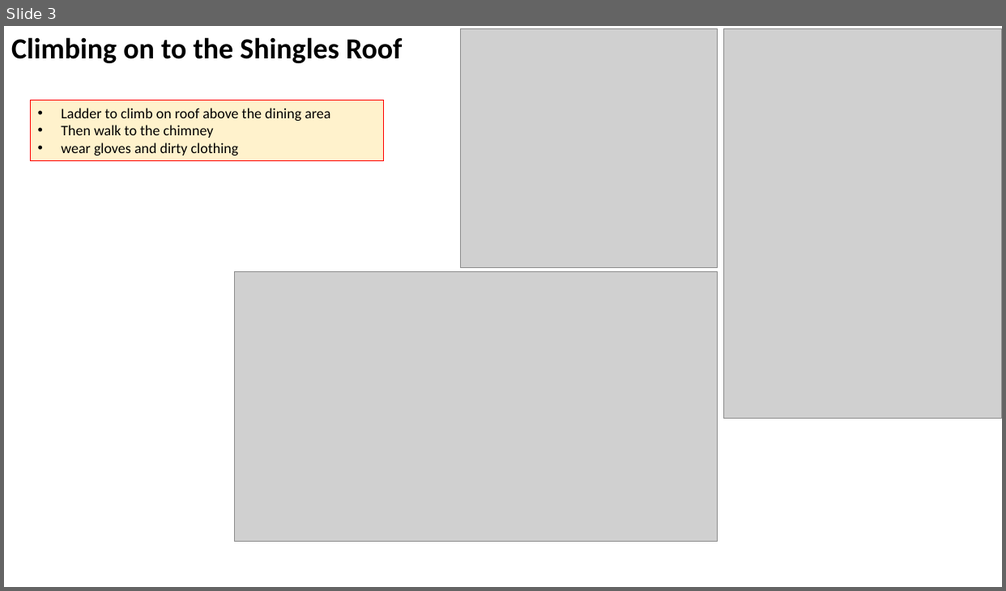
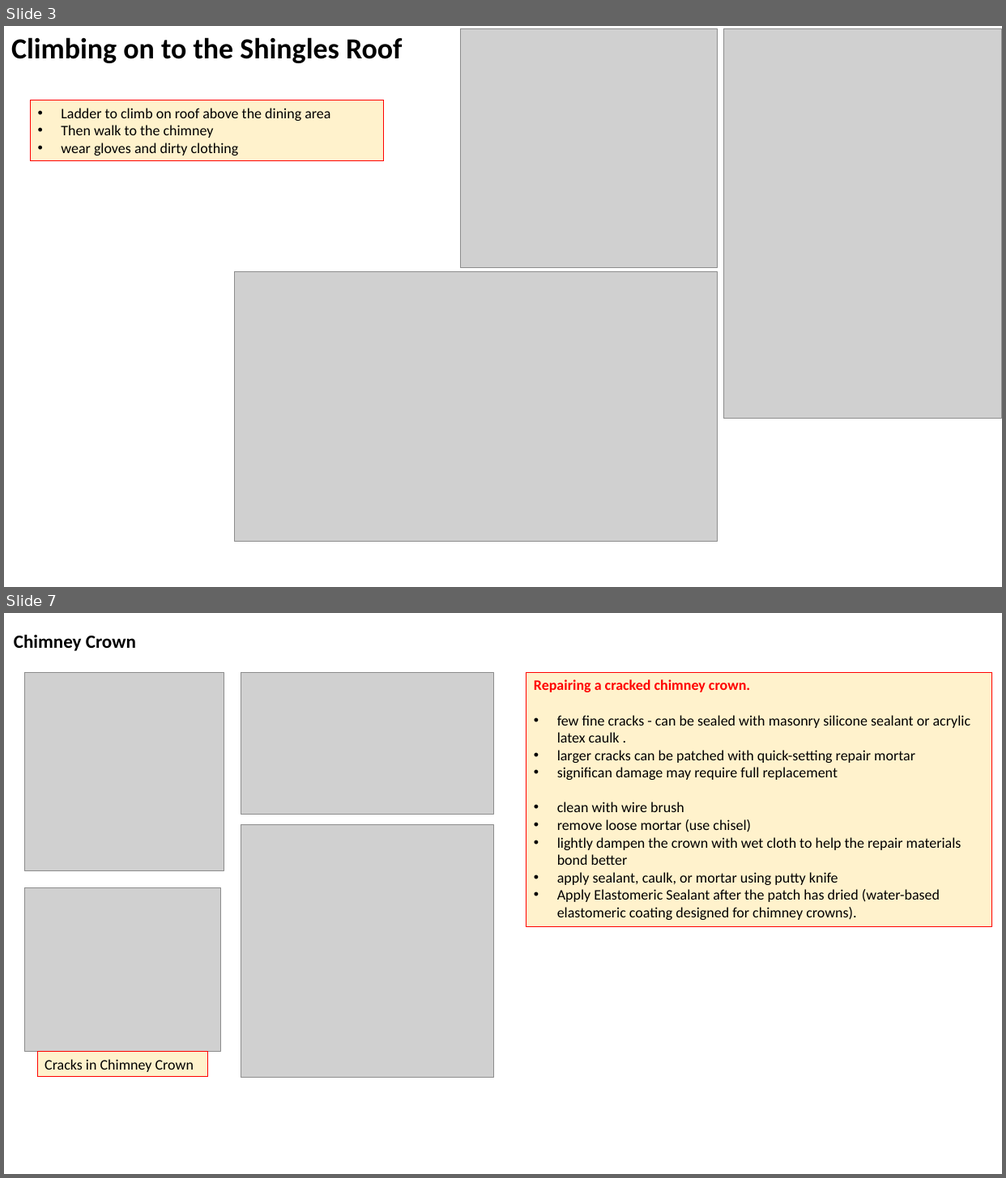
Before and after one commit to lselector/misc_farm, a slide deck: roof_chimney.pptx. Shown one above the other, each under a label of ours: slide 3 before the commit, slides 3 and 7 after it; the slides between them are not shown. The pictures are 1006x591 and 1006x1178 pixels, drawn with LibreOffice and Linux fonts; fonts in the diff are those of the drawing; grey boxes stand for pictures. Boxes give left, top, right and bottom in pixels: in the first picture for what was removed or moved away, otherwise in the second. Text is boxed around its words. In the diff, an @@ line names an element or a change of style, - is before the commit and + after.

```diff
--- a/roof_chimney.pptx
+++ b/roof_chimney.pptx
@@ slide 7 added at <box>4,613,1002,1174</box>, background #FFFFFF @@
@@ text added at <box>14,634,136,651</box>, 18 pt, text #000000, bold @@
+Chimney Crown
@@ picture added at <box>25,672,224,871</box> @@
@@ picture added at <box>241,672,493,814</box> @@
@@ rectangle added at <box>526,672,993,926</box>, fill #FFF2CC, outline #FF0000 0.75 pt, 14 pt, text #000000 @@
+Repairing a cracked chimney crown.
+• few fine cracks - can be sealed with masonry silicone sealant or acrylic latex caulk .
+• larger cracks can be patched with quick-setting repair mortar
+• significan damage may require full replacement
+• clean with wire brush
+• remove loose mortar (use chisel)
+• lightly dampen the crown with wet cloth to help the repair materials bond better
+• apply sealant, caulk, or mortar using putty knife
+• Apply Elastomeric Sealant after the patch has dried (water-based elastomeric coating designed for chimney crowns).
@@ picture added at <box>241,825,493,1078</box> @@
@@ picture added at <box>25,888,220,1052</box> @@
@@ rectangle added at <box>37,1052,207,1077</box>, fill #FFF2CC, outline #FF0000 0.75 pt, 14 pt, text #000000 @@
+Cracks in Chimney Crown
```
Also in this commit, not shown: 4 slides changed, 1 other slide added, 1 slide removed, 1 other file.
